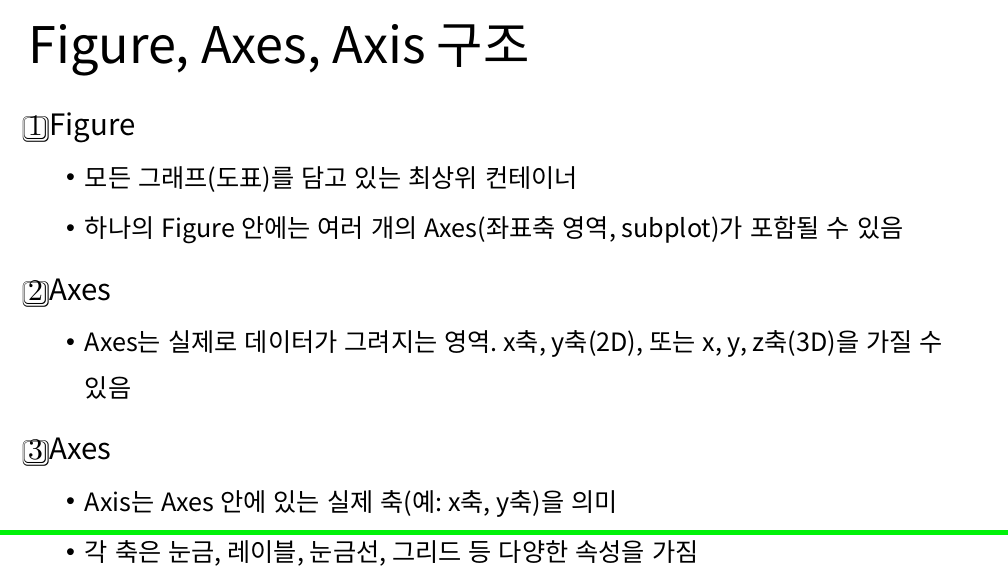
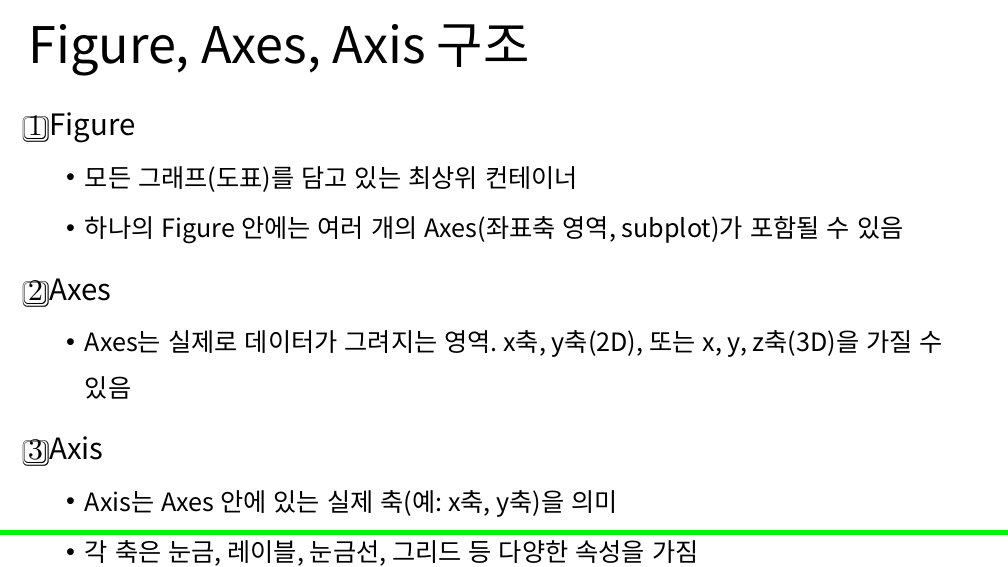
Before and after one commit to Leader-Lesson/KDT_RE_5th, a slide deck: slide 20 of material/3_데이터분석/06_matplotilb.pptx. Drawn at 1008x567 pixels with LibreOffice and Linux fonts; fonts in the diff are those of the drawing; background and template pictures are left out. Boxes give left, top, right and bottom in pixels: in the first picture for what was removed or moved away, otherwise in the second. Text is boxed around its words. In the diff, an @@ line names an element or a change of style, - is before the commit and + after.

```diff
--- a/material/3_데이터분석/06_matplotilb.pptx
+++ b/material/3_데이터분석/06_matplotilb.pptx
@@ text at (x1=28, y1=436, x2=104, y2=466): text changed @@
-3️⃣ Axes
+3️⃣ Axis
```
Also in this commit, not shown: 6 other slides changed.
